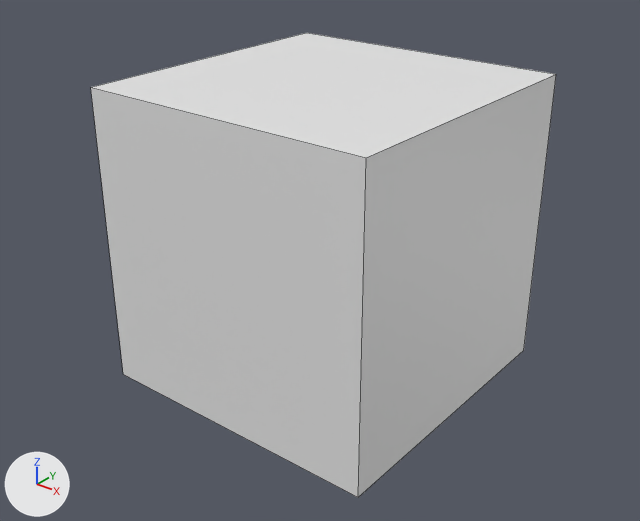
A saved change to the Blender file Untitled.blend.
Before and after are seen from a 50 mm camera at (0.0327, -0.0418, 0.0236) aimed at (0.0001, -0.001, -0.0017). The axes (+X, +Y, +Z) are drawn at lower left. The lights are the same throughout. The picture after the commit comes second. Mesh edges are drawn as thin lines.
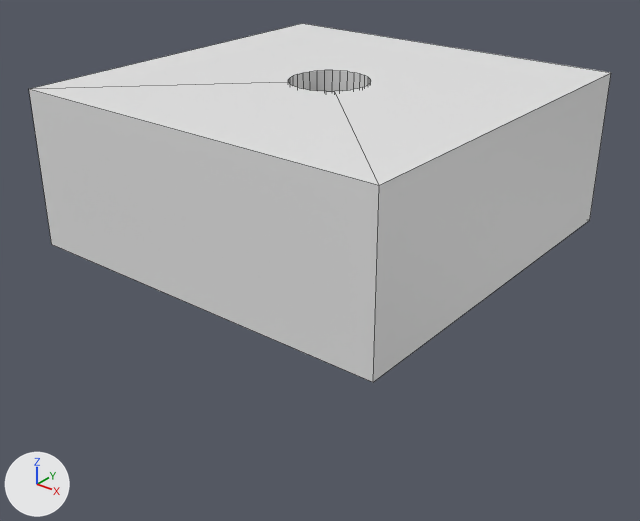
Where the change shows, as pixel boxes (x1, y1, x2, y2) in the pictures (640 x 521 px):
```json
{"object": "Cube", "change": "moved, rescaled, modifiers changed", "before": [91, 33, 556, 497], "after": [29, 24, 611, 382], "on screen": "25% wider, 23% shorter"}
```

The change, as JSON lines over the scene's bpy script:
```json
{"block": "me_cube_002", "where": "# used by ob_cube; location = (0.0, 0.0, 0.0)"}
{"op": "remove", "block": "me_cube_002", "code": "me_cube_002.from_pydata(...)  # 8 vertices, 6 faces; spans x -0.01..0.01, y -0.01..0.01, z -0.01..0.01"}
{"op": "add", "block": "me_cube_002", "code": "me_cube_002.from_pydata(...)  # 8 vertices, 6 faces; spans x -1.0..1.0, y -1.0..1.0, z -1.0..1.0"}
{"block": "me_cube_002", "change": "me_cube_002 part 1: the whole mesh is scaled about its middle by 100"}
{"op": "add", "block": "me_cylinder", "code": ["me_cylinder = bpy.data.meshes.new('Cylinder')", "me_cylinder.from_pydata(...)  # a 32-sided cylinder along z spanning x -1.0..1.0, y -1.0..1.0, z -1.0..1.0"]}
{"op": "set", "path": "ob_cube.location", "old": "(0.0, 0.0, 0.0)", "new": "(0.0, 0.0, 0.005)"}
{"op": "set", "path": "ob_cube.scale", "old": "(1.0, 1.0, 1.0)", "new": "(0.0125, 0.0125, 0.005)"}
{"op": "add", "block": "ob_cube", "code": "_m = ob_cube.modifiers.new('Boolean', 'BOOLEAN')"}
{"op": "add", "block": "ob_cube", "code": "_m.object = ob_cylinder"}
{"op": "add", "block": "ob_cylinder", "code": ["ob_cylinder = bpy.data.objects.new('Cylinder', me_cylinder)", "ob_cylinder.location = (0.0, 0.0, 0.05)", "ob_cylinder.scale = (0.0025, 0.0025, 0.05)", "ob_cylinder.hide_set(True)"]}
```
